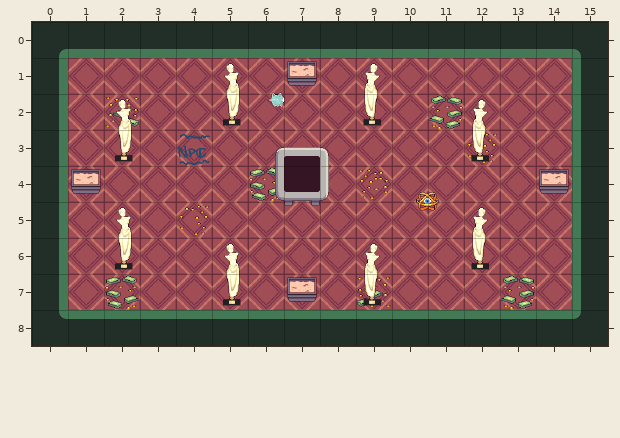
Tiled map (JSON) -- assets/tiled/d2_3.json. Above, as it was before the edit.
Cells are 64x64 px. Shown: x 0..15, y 0..8.
Now the later version:
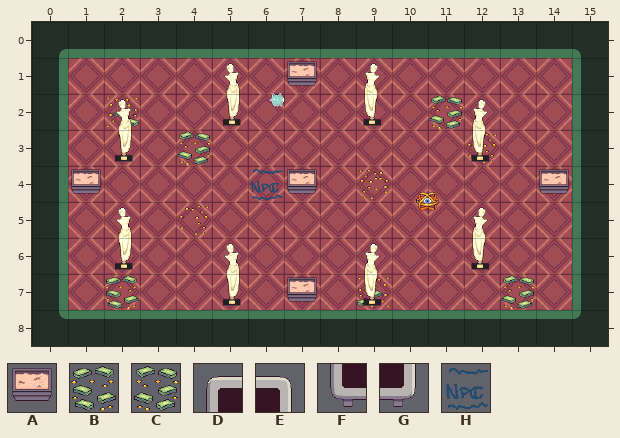
Key: from "room_tileset": A 30, B 76, C 77, D 127, E 128, F 152, G 153, H 226.
_ is an empty cell, . an unchanged one.
Objects are placed by their top-left corner, in cells (3,4 is the top-left corner of cell 3,4); size is 1x1 cell unless given.
Edits made:
--- layer "onn"
@@ x 4..6 @@
-3 _..
-4 ..B
+3 C..
+4 .._
--- layer "npcs"
-H "bunny" at 4,3
+H "bunny" at 6,4
--- layer "portals"
+A "d2_boss" at 7,4
-D "d2_boss" at 6.5,3.2
-E "d2_boss" at 7.5,3.2
-F "d2_boss" at 6.5,4.2
-G "d2_boss" at 7.5,4.2
